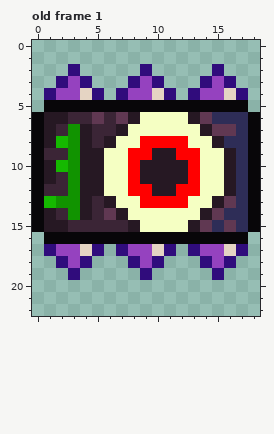
Pixel-art file, stored at src/objects/spikey-rock/SpikeyRockLeftRight.aseprite. Above: the version before the commit.
19x23 pixels, 1 frame. Shown: old frame 1.
The same view after the edit:
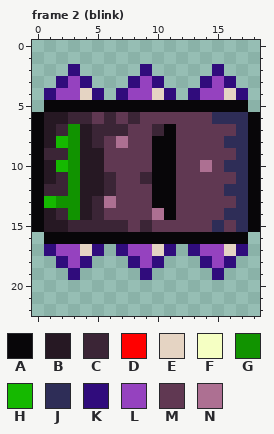
Palette (. is transparent): A #080609  B #261823  C #3b2536  D #ff0000  E #e5d4c3  F #f5ffc3  G #119300  H #15b900  J #2e2d57  K #300c7c  L #9542bf  M #603852  N #ad7092
A new or re-ordered frame is compared with the old frame closest to it.
Change:
frames 1 -> 2
Frame 2 (blink) is new; against old frame 1, layer "eye":
y 6: x 8..13 BFFFFB -> CMMMMM
y 7: x 7..14 BFFFFFFB -> CMMCAMMM
y 8: x 6..15 BFFDDDDFFB -> MNMMAAMMMM
y 9: x 6..16 FFDDBBDDFFB -> MMMMAAMMMMM
y 10: x 6..16 FFDBBBBDFFB -> MMMMAAMMNMJ
y 11: x 6..16 FFDBBBBDFFB -> CMMCAAMMMMM
y 12: x 6..16 FFDDBBDDFFB -> CMMMAAMMMMJ
y 13: x 6..15 BFFDDDDFFB -> NMMMAAMMMM
y 14: x 7..14 BFFFFFFB -> MMMNAMMM
y 15: x 8..13 BFFFFB -> MCMMMM
